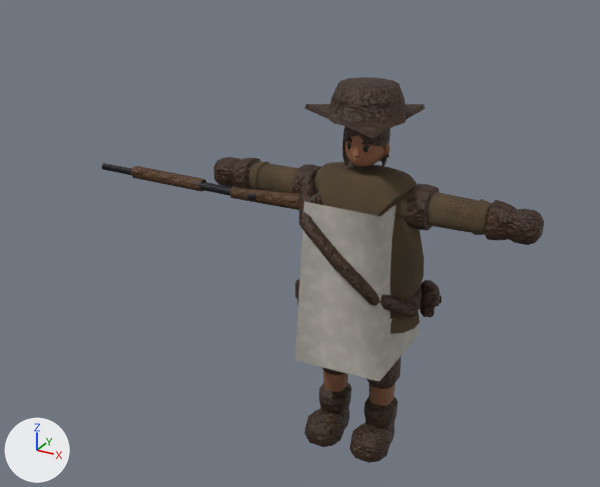
A saved change to the glTF model csharp/Unciv.Godot/Packs/units/models/unit/Tercio.glb.
One viewpoint serves both versions: a 50 mm camera at (0.647, -1.447, 1.169) aimed at (-0.122, -0.049, 0.471). Lighting does not change. The marker at lower left points along +X, +Y and +Z. The older version comes first. Vertices at exactly the same position are counted once.

Objects in the first picture: 'Musket', 'Warrior'.
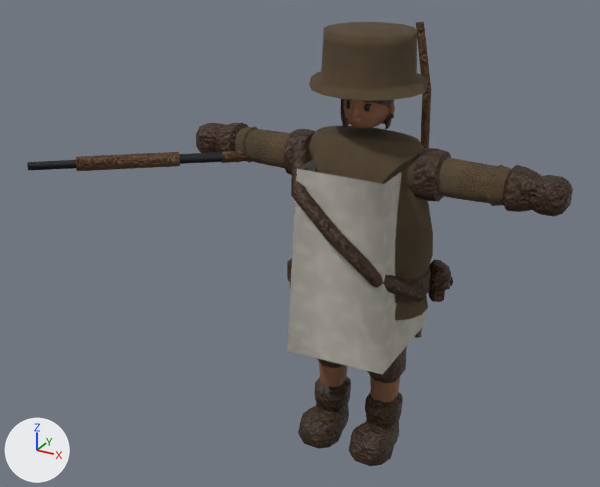
What changed in the scene script:
```text
Change me_mesh_skinned:
    used by ob_warrior; location = (0.0, 0.0, -0.01); scale = (0.39, 0.39, 0.39)
    remove me_mesh_skinned.from_pydata(...)  # 2492 vertices, 4631 faces; spans x -0.92..0.92, y -0.33..0.3, z 0.02..2.11
    add me_mesh_skinned.from_pydata(...)  # 2540 vertices, 4725 faces; spans x -0.92..0.92, y -0.33..0.48, z 0.02..2.12
    me_mesh_skinned part 1: a new loose piece of 17 vertices spanning x 0.03..0.19, y 0.35..0.48, z 0.48..2.09, in mat_leather
    me_mesh_skinned part 2
    30 vertices are removed from x -0.36..0.19, y -0.31..0.3, z 1.93..2.11
    81 faces are deleted
    21 vertices move from x -0.18..0.2, y -0.32..0.2, z 1.93..2.09 to x -0.26..0.24, y -0.26..0.26, z 1.87..1.92
    43 vertices are added at x -0.21..0.26, y -0.24..0.21, z 1.87..2.12
    18 new vertices lie (0.0, 0.0, 0.04) away from vertices in x -0.2..0.2, y -0.32..0.2, z 1.87..2.08
    145 new faces join them, mat_wool
    me_mesh_skinned part 3: 15 kept faces spanning x -0.26..0.1, y -0.24..0.26, z 1.87..1.91 get new vertex colours; the middle colour goes from brown #422a16 to brown #5c4b35
    me_mesh_skinned part 4: 15 faces spanning x -0.26..0.1, y -0.24..0.26, z 1.87..1.91 switch from mat_leather to mat_wool
Change me_mesh_musket:
    used by ob_musket; location = (-0.289, -0.049, 0.567); rotation_euler = (1.571, 1.571, 0.0), in degrees (90, 90, 0); scale = (0.39, 0.39, 0.39)
    remove me_mesh_musket.from_pydata(...)  # 60 vertices, 108 faces; spans x -0.043..0.043, y -0.85..0.556, z -0.035..0.098
    add me_mesh_musket.from_pydata(...)  # 60 vertices, 108 faces; spans x -0.036..0.036, y -0.682..0.428, z -0.355..0.599
    me_mesh_musket part 5: the loose piece of 26 vertices spanning x -0.026..0.026, y -0.85..0.2, z 0.034..0.086 is multiplied about its middle by the matrix ((0.0, 0.0, 1.0), (-0.616, 0.788, 0.0), (-0.788, -0.616, 0.0)), then moved by (0.0, 0.069, 0.2)
    me_mesh_musket part 6: the loose piece of 14 vertices spanning x -0.031..0.031, y -0.63..-0.15, z 0.014..0.086 is multiplied about its middle by the matrix ((0.0, 0.0, 1.0), (-0.616, 0.788, 0.0), (-0.788, -0.616, 0.0)), then moved by (0.0, 0.083, 0.25)
    me_mesh_musket part 7: 20 of 60 vertices moved; they spanned x -0.043..0.043, y 0.047..0.556, z -0.035..0.098 and now span x -0.035..0.035, y 0.027..0.428, z -0.355..0.056; mean shift (0.0, -0.078, -0.18); largest move (0.043, 0.553, 0.017) -> (0.018, 0.365, -0.355)
Change ob_warrior:
    ob_warrior.location: (0.0, 0.0, -0.01) -> (0.0, 0.0, -0.011)
    ob_warrior.scale: (0.39, 0.39, 0.39) -> (0.436, 0.436, 0.436)
Change ob_musket:
    ob_musket.location: (-0.289, -0.049, 0.567) -> (-0.323, -0.044, 0.633)
    ob_musket.scale: (0.39, 0.39, 0.39) -> (0.436, 0.436, 0.436)
```

Pixel boxes (x1, y1, x2, y2) of what changed, in the pictures (600 x 487 px; the box of a moved part takes in the faces that stretch with it):
'Warrior', reshaped, moved, rescaled (14% wider, 15% taller): before (214, 77, 544, 463); after (196, 22, 573, 466)
'Musket', reshaped, moved, rescaled: before (102, 163, 322, 210); after (27, 150, 251, 171)
part 1 of me_mesh_skinned, added (brown): after (415, 22, 431, 338)
part 2 of me_mesh_skinned, built on: before (304, 77, 425, 138); after (311, 22, 428, 101)
part 3 of me_mesh_skinned, recoloured: before (350, 99, 406, 126); after (309, 78, 324, 90)
part 4 of me_mesh_skinned, recoloured: before (350, 99, 406, 126); after (309, 78, 324, 90)
part 5 of me_mesh_musket, moved or reshaped: before (102, 163, 256, 201); after (27, 152, 250, 170)
part 6 of me_mesh_musket, moved or reshaped: before (131, 166, 207, 192); after (76, 152, 180, 171)
part 7 of me_mesh_musket, moved or reshaped: before (230, 187, 322, 210); after (221, 150, 251, 163)
